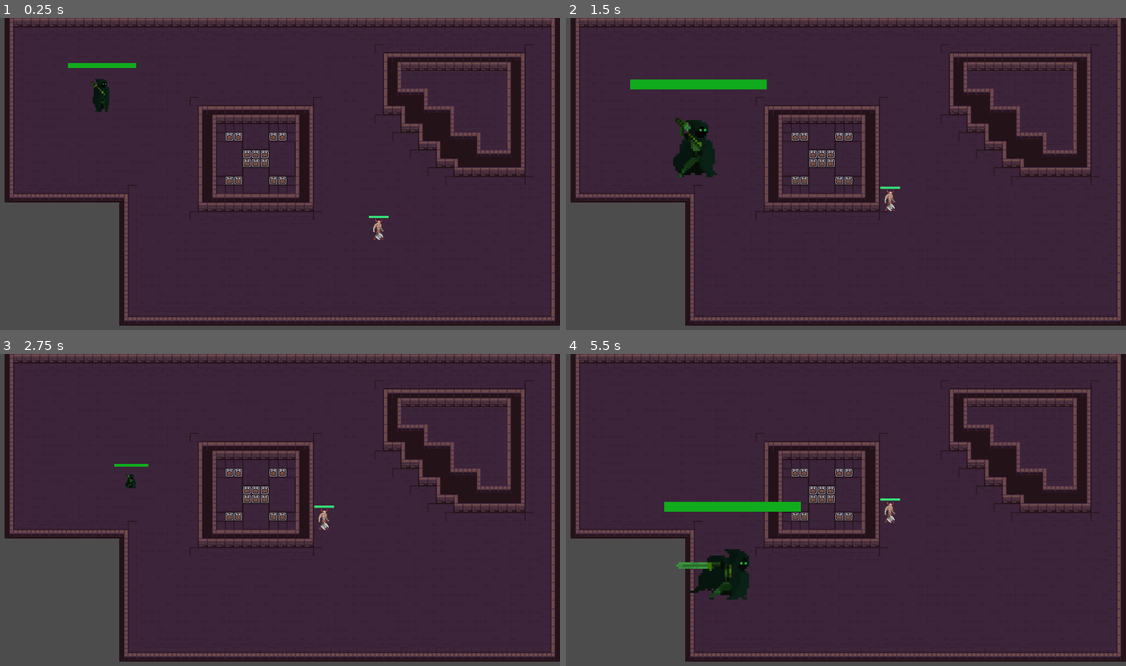
Above: before the commit, frames 1-4 (two rows, left to right).
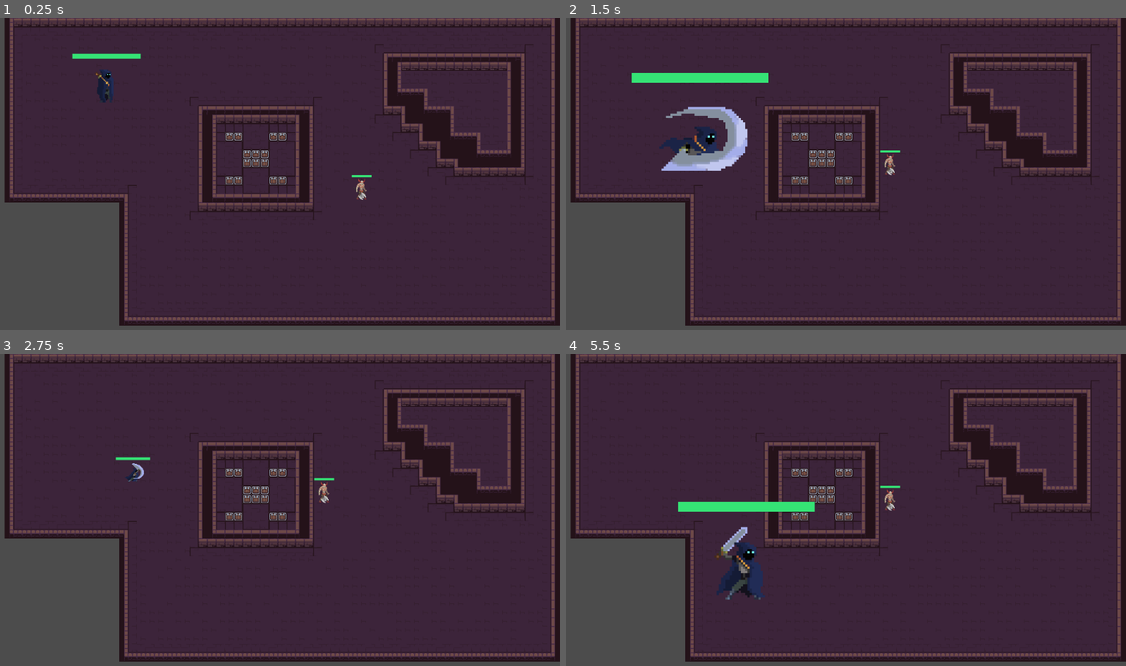
Above: after the commit, the same moments.

Repository: ardilom/CC5408
Game: Godot game, scene res://Scene/Mapa_demo.tscn
The game is run twice, just before and just after one commit, with the same random seed, the same clock (stepped at 60 frames per second) and the same inputs.
Inputs (mouse positions are in pixels of both pictures, inside the frame that each line leads up to):
- Up to frame 1 (0.25 s): no input
- Up to frame 2 (1.5 s): move the mouse to (969, 167) at 0.52 s; hold A (bigger) 0.53-1.28 s; move the mouse to (728, 198) at 1.27 s; click (728, 198) at 1.35 s
- Up to frame 3 (2.75 s): move the mouse to (336, 447) at 2.02 s; hold S (smaller) from 2.03 s (still down)
- Up to frame 4 (5.5 s): move the mouse to (818, 584) at 2.77 s; release S (smaller) at 2.78 s; tap A (bigger) at 2.85 s; move the mouse to (1014, 569) at 3.52 s; click (1014, 569) at 3.6 s; move the mouse to (672, 469) at 4.27 s; tap S (smaller) at 4.35 s; move the mouse to (874, 519) at 5.02 s; hold A (bigger) from 5.03 s (still down)

The runs differ from the first frame. In frame 1, 1.0% of the frame differs, in the area x 12-70%, y 11-72%; in frame 2, 3.7%, in the area x 11-60%, y 17-62%; in frame 3, 0.5%; in frame 4, 2.8%.

Commit message:
arreglos hero

Diff:
--- a/Animaciones_Rai/Dash.tres
+++ b/Animaciones_Rai/Dash.tres
@@ -2,7 +2,6 @@
 
 [resource]
 resource_name = "Dash"
-length = 1.2
 tracks/0/type = "bezier"
 tracks/0/path = NodePath("Sprite2:frame")
 tracks/0/interp = 1
@@ -11,5 +10,5 @@
 tracks/0/enabled = true
 tracks/0/keys = {
 "points": PoolRealArray( 41, -0.25, 0, 0.25, 0, 43, -0.25, 0, 0.25, 0, 45, -0.25, 0, 0.25, 0, 47, -0.25, 0, 0.25, 0, 49, -0.25, 0, 0.25, 0, 51, -0.25, 0, 0.25, 0, 53, -0.25, 0, 0.25, 0, 55, -0.25, 0, 0.25, 0, 57, -0.25, 0, 0.25, 0, 59, -0.25, 0, 0.25, 0 ),
-"times": PoolRealArray( 0.2, 0.3, 0.4, 0.5, 0.6, 0.7, 0.8, 0.9, 1, 1.1 )
+"times": PoolRealArray( 0, 0.1, 0.2, 0.3, 0.4, 0.5, 0.6, 0.7, 0.8, 0.9 )
 }
--- a/Scene/Character.tscn
+++ b/Scene/Character.tscn
@@ -12,10 +12,31 @@
 bg_color = Color( 0.976471, 0.403922, 0.403922, 1 )
 
 [sub_resource type="RectangleShape2D" id=3]
-extents = Vector2( 30, 30 )
+extents = Vector2( 17.6259, 27.421 )
 
 [sub_resource type="CircleShape2D" id=4]
 radius = 8.38987
+
+[sub_resource type="AnimationNodeAnimation" id=5]
+animation = "Dash"
+
+[sub_resource type="AnimationNodeAnimation" id=6]
+animation = "Hold"
+
+[sub_resource type="AnimationNodeStateMachineTransition" id=7]
+
+[sub_resource type="AnimationNodeStateMachineTransition" id=8]
+
+[sub_resource type="AnimationNodeStateMachine" id=9]
+states/Dash/node = SubResource( 5 )
+states/Dash/position = Vector2( 554, 75 )
+states/Hold/node = SubResource( 6 )
+states/Hold/position = Vector2( 277, 75 )
+transitions = [ "Hold", "Dash", SubResource( 7 ), "Dash", "Hold", SubResource( 8 ) ]
+start_node = "Hold"
+graph_offset = Vector2( -32.8924, 0 )
+
+[sub_resource type="AnimationNodeStateMachinePlayback" id=10]
 
 [node name="Character" type="KinematicBody2D" groups=[
 "player",
@@ -55,9 +76,14 @@
 texture = ExtResource( 4 )
 vframes = 12
 hframes = 10
-frame = 45
+frame = 41
 
 [node name="AnimationPlayer" type="AnimationPlayer" parent="."]
 anims/Dash = ExtResource( 3 )
 anims/Hold = ExtResource( 1 )
+
+[node name="AnimationTree" type="AnimationTree" parent="."]
+tree_root = SubResource( 9 )
+anim_player = NodePath("../AnimationPlayer")
+parameters/playback = SubResource( 10 )
 [connection signal="body_entered" from="AttackArea" to="." method="_on_AttackArea_body_entered"]
--- a/Scene/Enemy.tscn
+++ b/Scene/Enemy.tscn
@@ -6,7 +6,7 @@
 [ext_resource path="res://monos/demon_axe_red/dead_3.png" type="Texture" id=4]
 [ext_resource path="res://monos/demon_axe_red/dead_1.png" type="Texture" id=5]
 [ext_resource path="res://monos/demon_axe_red/dead_4.png" type="Texture" id=6]
-[ext_resource path="res://monos/demon_axe_red/ready_5.png" type="Texture" id=7]
+[ext_resource path="res://monos/demon_axe_red/attack2_1.png" type="Texture" id=7]
 [ext_resource path="res://animaciones/idle.tres" type="Animation" id=8]
 
 [sub_resource type="CircleShape2D" id=1]
--- a/Scene/Mapa_demo.tscn
+++ b/Scene/Mapa_demo.tscn
@@ -349,8 +349,7 @@
 tile_data = PoolIntArray( 1, 4, 0, 2, 3, 0, 3, 3, 0, 4, 3, 0, 5, 3, 0, 6, 3, 0, 7, 3, 0, 8, 3, 0, 9, 3, 0, 10, 3, 0, 11 …(34764 unchanged characters)…
 
 [node name="Character" parent="." instance=ExtResource( 2 )]
-modulate = Color( 0.316876, 0.753906, 0.259155, 1 )
-position = Vector2( 191.562, 141.443 )
+position = Vector2( 200.038, 124.492 )
 
 [node name="AudioStreamPlayer" type="AudioStreamPlayer" parent="."]
 stream = ExtResource( 3 )
@@ -358,4 +357,4 @@
 autoplay = true
 
 [node name="Enemy" parent="." instance=ExtResource( 4 )]
-position = Vector2( 715.998, 396.439 )
+position = Vector2( 685.281, 320.33 )
--- a/Scritps/KinematicBody2D.gd
+++ b/Scritps/KinematicBody2D.gd
@@ -72,10 +72,7 @@
 	if Input.is_action_just_pressed("dash"):
 		start_dash()
 
-	if linear_vel.length_squared() > 1000:
-		$AnimationPlayer.play("Dash")
-	else:
-		$AnimationPlayer.play("Hold")
+
 
 
 	if not in_target:
@@ -110,6 +107,11 @@
 		if arrived:
 			end_dash()
 
+	if linear_vel.length_squared() > 10:
+		$AnimationPlayer.play("Dash")
+	else:
+		$AnimationPlayer.play("Hold")
+
 
 
 func _on_AttackArea_body_entered(body):
--- a/animaciones/dies.tres
+++ b/animaciones/dies.tres
@@ -20,6 +20,6 @@
 tracks/0/keys = {
 "times": PoolRealArray( 0, 0.1, 0.2, 0.3, 0.4, 0.5, 0.6 ),
 "transitions": PoolRealArray( 1, 1, 1, 1, 1, 1, 1 ),
-"update": 1,
+"update": 0,
 "values": [ ExtResource( 1 ), ExtResource( 2 ), ExtResource( 4 ), ExtResource( 3 ), ExtResource( 5 ), ExtResource( 6 ), ExtResource( 1 ) ]
 }
Not shown: 1 places in Scene/Character.tscn that only renumber resources
